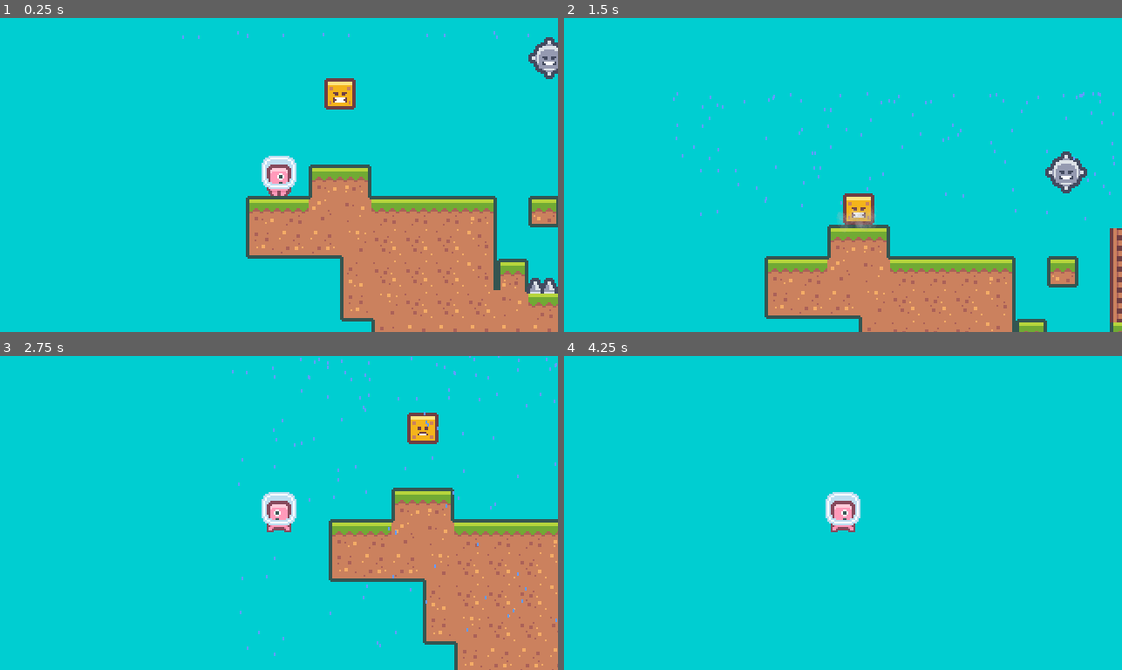
Above: before the commit, frames 1-4 (two rows, left to right).
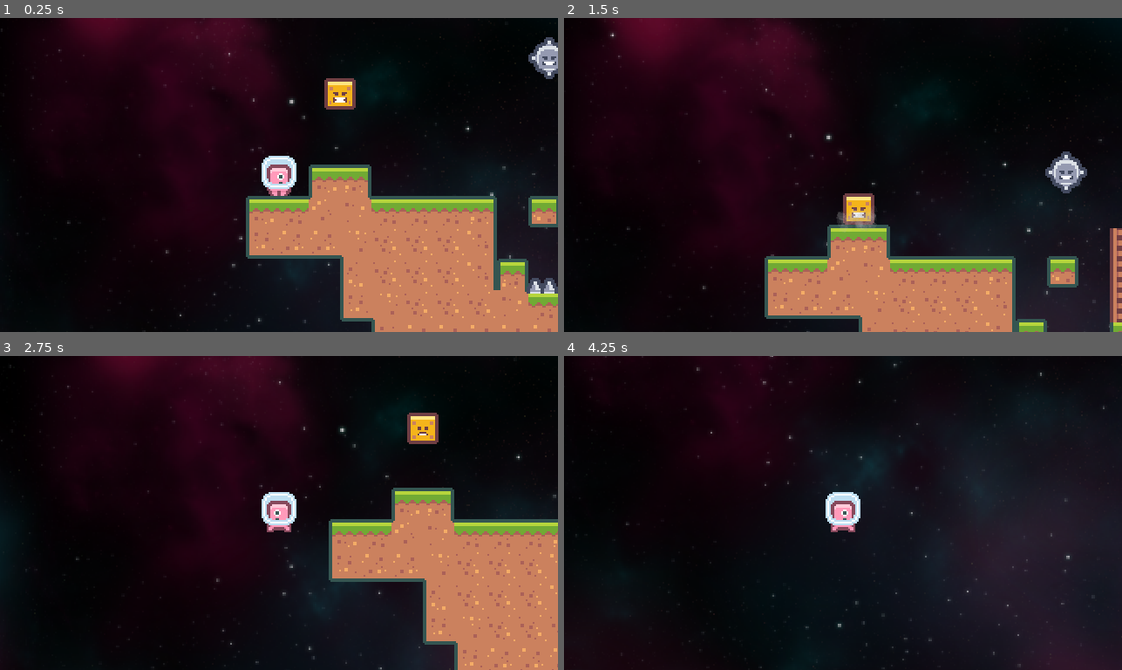
Above: after the commit, the same moments.

Repository: elbow667/PixelPlatformerG4
Game: Godot game, scene res://Levels/level_1.tscn
The game is run twice, just before and just after one commit, with the same random seed, the same clock (stepped at 60 frames per second) and the same inputs.
Inputs (mouse positions are in pixels of both pictures, inside the frame that each line leads up to):
- Up to frame 1 (0.25 s): no input
- Up to frame 2 (1.5 s): tap Enter (ui_accept) at 0.5, 0.77 s; move the mouse to (965, 159) at 0.52 s; hold D (ui_right) from 0.53 s (still down); tap Up (enter_door) at 0.6, 1.35 s; click (965, 159) at 0.67 s; move the mouse to (731, 190) at 1.27 s
- Up to frame 3 (2.75 s): tap Enter (ui_accept) at 1.52 s; move the mouse to (334, 443) at 2.02 s; release D (ui_right) at 2.03 s; hold A (ui_left) from 2.03 s (still down); tap Up (enter_door) at 2.1 s
- Up to frame 4 (4.25 s): move the mouse to (815, 575) at 2.77 s; release A (ui_left) at 2.78 s; hold D (ui_right) from 2.78 s (still down); tap Up (enter_door) at 2.85, 3.6 s; click (815, 575) at 2.92 s; tap Enter (ui_accept) at 3.02, 3.77 s; move the mouse to (1010, 560) at 3.52 s

The runs differ from the first frame. In frame 1, 79% of the frame differs, in the area x 0-100%, y 0-100%; in frame 2, 86%; in frame 3, 83%; in frame 4, 99%.
Error in both runs: Invalid assignment of property or key 'playback_speed' with value of type 'int' on a base object of type 'AnimationPlayer'. (res://Scripts/moving_spike_enemy.g…

Commit message:
Added parallax background

Diff:
--- a/Levels/level_1.tscn
+++ b/Levels/level_1.tscn
@@ -9,7 +9,7 @@
 [ext_resource type="PackedScene" uid="uid://fncuiimij6di" path="res://Scenes/checkpoint.tscn" id="7_3i3i8"]
 [ext_resource type="PackedScene" uid="uid://bynwj4q7ufphi" path="res://Scenes/stomp_enemy.tscn" id="8_uq6sa"]
 [ext_resource type="PackedScene" uid="uid://c1itt56ruo27k" path="res://Scenes/door.tscn" id="9_xf2g5"]
-[ext_resource type="PackedScene" uid="uid://cgatte6atnsup" path="res://Scenes/weather_control.tscn" id="10_073ok"]
+[ext_resource type="PackedScene" uid="uid://bfs47xge73s73" path="res://Scenes/parallax_background.tscn" id="10_2xqye"]
 
 [sub_resource type="Curve2D" id="Curve2D_2owbx"]
 _data = {
@@ -74,4 +74,4 @@
 position = Vector2(803, 148)
 target_level_path = "res://Levels/level_2.tscn"
 
-[node name="WeatherControl" parent="." index="16" instance=ExtResource("10_073ok")]
+[node name="ParallaxBackground" parent="." index="16" instance=ExtResource("10_2xqye")]
--- a/Levels/level_2.tscn
+++ b/Levels/level_2.tscn
@@ -1,10 +1,11 @@
-[gd_scene load_steps=6 format=3 uid="uid://85kwxd57n330"]
+[gd_scene load_steps=7 format=3 uid="uid://85kwxd57n330"]
 
 [ext_resource type="PackedScene" path="res://Levels/level.tscn" id="1_qe5vr"]
 [ext_resource type="PackedScene" uid="uid://hmpoln8ll3rq" path="res://Scenes/tile_map.tscn" id="2_b1avl"]
 [ext_resource type="PackedScene" uid="uid://x0tlqfyitnkd" path="res://Scenes/walking_enemy.tscn" id="3_aeoms"]
 [ext_resource type="PackedScene" uid="uid://fncuiimij6di" path="res://Scenes/checkpoint.tscn" id="4_j13o1"]
 [ext_resource type="PackedScene" uid="uid://c1itt56ruo27k" path="res://Scenes/door.tscn" id="5_sykgt"]
+[ext_resource type="PackedScene" uid="uid://bfs47xge73s73" path="res://Scenes/parallax_background.tscn" id="6_2k6k3"]
 
 [node name="level_2" instance=ExtResource("1_qe5vr")]
 
@@ -23,3 +24,5 @@
 [node name="Door" parent="." index="6" instance=ExtResource("5_sykgt")]
 position = Vector2(185, 54)
 target_level_path = "res://Levels/level_1.tscn"
+
+[node name="ParallaxBackground" parent="." index="7" instance=ExtResource("6_2k6k3")]
--- a/Resources/default_bus_layout.tres
+++ b/Resources/default_bus_layout.tres
@@ -6,11 +6,11 @@
 bus/1/solo = false
 bus/1/mute = false
 bus/1/bypass_fx = false
-bus/1/volume_db = -11.4624
+bus/1/volume_db = -80.0
 bus/1/send = &"Master"
 bus/2/name = &"Sounds"
 bus/2/solo = false
 bus/2/mute = false
 bus/2/bypass_fx = false
-bus/2/volume_db = -2.11474
+bus/2/volume_db = -4.003
 bus/2/send = &"Master"
--- /dev/null
+++ b/Scenes/parallax_background.tscn
@@ -0,0 +1,42 @@
+[gd_scene load_steps=4 format=3 uid="uid://bfs47xge73s73"]
+
+[ext_resource type="Texture2D" uid="uid://cph7xdpd7tgyb" path="res://Art/Environment/Nebula Aqua-Pink_512x512.png" id="1_sdd2f"]
+[ext_resource type="Texture2D" uid="uid://bggkkwhehvrbg" path="res://Art/Environment/Stars Small_512x512_1.png" id="2_0dump"]
+[ext_resource type="Texture2D" uid="uid://comyn756f47et" path="res://Art/Environment/Stars Small_512x512_2.png" id="3_f1h0g"]
+
+[node name="ParallaxBackground" type="ParallaxBackground"]
+
+[node name="Nebula2" type="ParallaxLayer" parent="."]
+motion_scale = Vector2(0.3, 0.3)
+motion_mirroring = Vector2(512, 512)
+
+[node name="Sprite2D" type="Sprite2D" parent="Nebula2"]
+texture = ExtResource("1_sdd2f")
+centered = false
+
+[node name="BackgroundStars" type="ParallaxLayer" parent="."]
+motion_scale = Vector2(0.1, 0.1)
+motion_offset = Vector2(256, 256)
+motion_mirroring = Vector2(512, 512)
+
+[node name="Sprite2D" type="Sprite2D" parent="BackgroundStars"]
+texture = ExtResource("2_0dump")
+centered = false
+
+[node name="Nebula" type="ParallaxLayer" parent="."]
+motion_scale = Vector2(0.3, 0.3)
+motion_mirroring = Vector2(512, 512)
+
+[node name="Sprite2D" type="Sprite2D" parent="Nebula"]
+modulate = Color(1, 1, 1, 0.721569)
+texture = ExtResource("1_sdd2f")
+centered = false
+
+[node name="ForegroundStars" type="ParallaxLayer" parent="."]
+motion_scale = Vector2(0.6, 0.6)
+motion_mirroring = Vector2(512, 512)
+
+[node name="Sprite2D" type="Sprite2D" parent="ForegroundStars"]
+modulate = Color(1, 1, 1, 0.721569)
+texture = ExtResource("3_f1h0g")
+centered = false
Not shown, added: Art/Environment/Nebula Aqua-Pink.png.import
Binary file added: Art/Environment/Nebula Aqua-Pink1024x1024.png
Not shown, added: Art/Environment/Nebula Aqua-Pink1024x1024.png.import
Binary file added: Art/Environment/Nebula Aqua-Pink_512x512.png
Not shown, added: Art/Environment/Nebula Aqua-Pink_512x512.png.import
Binary file added: Art/Environment/Nebula Blue.png
Not shown, added: Art/Environment/Nebula Blue.png.import
Not shown, added: Art/Environment/Nebula Red.png.import
Binary file added: Art/Environment/Stars Small_1.png
Not shown, added: Art/Environment/Stars Small_1.png.import
Binary file added: Art/Environment/Stars Small_1024x1024_1.png
Not shown, added: Art/Environment/Stars Small_1024x1024_1.png.import
(and 15 more such lines)
